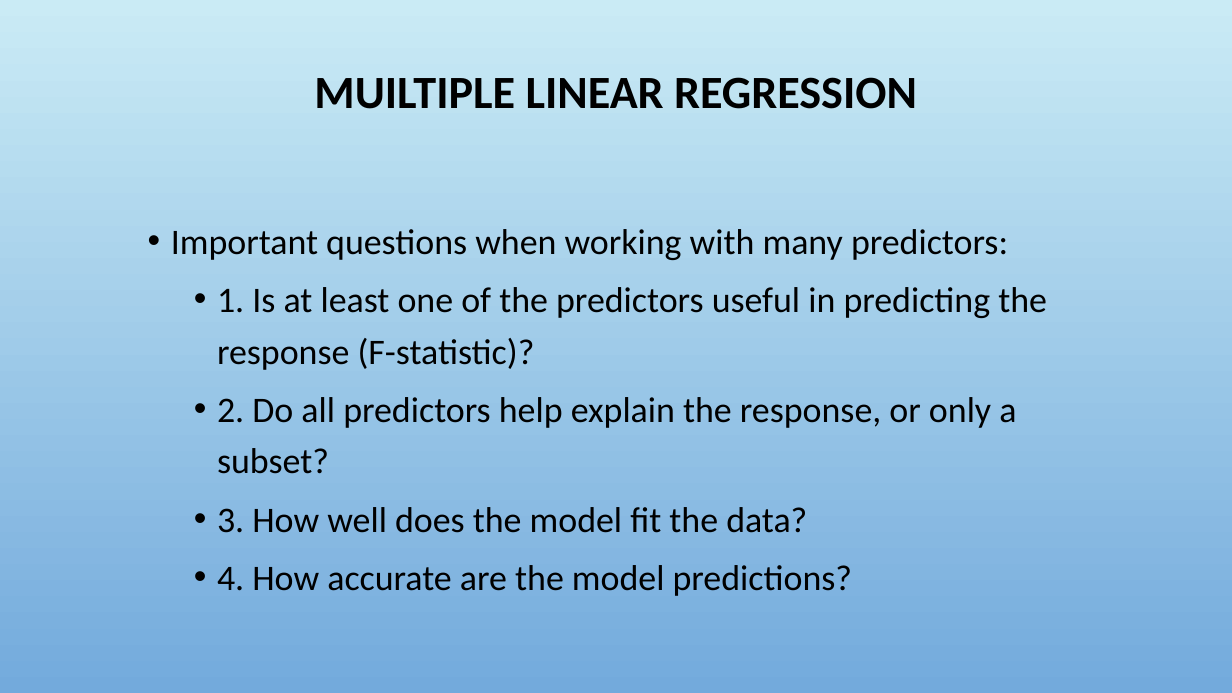
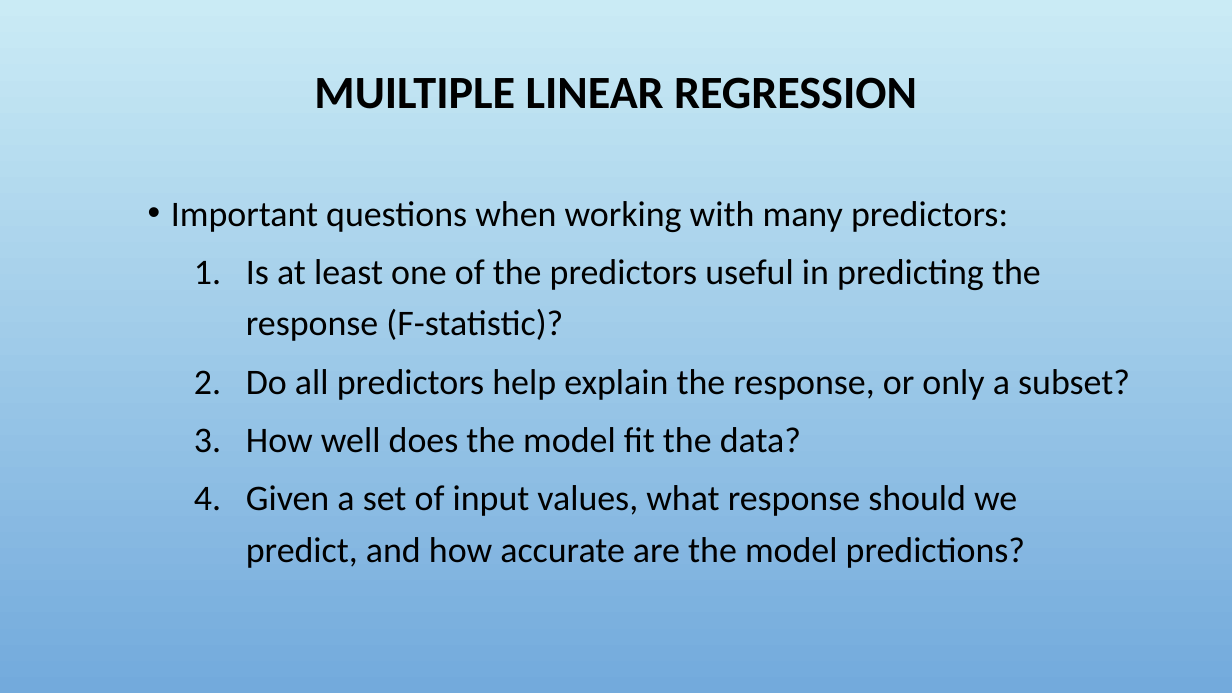
Before and after one commit to fredhutchio/intro-machine-learning, a slide deck: slide 51 of 3. Regression.pptx. Drawn at 1232x693 pixels with LibreOffice and Linux fonts; fonts in the diff are those of the drawing; background and template pictures are left out. Boxes give left, top, right and bottom in pixels: in the first picture for what was removed or moved away, otherwise in the second. Text is boxed around its words. In the diff, an @@ line names an element or a change of style, - is before the commit and + after.

```diff
--- a/3. Regression.pptx
+++ b/3. Regression.pptx
@@ text "Important questions when working with ...": place and size @@
-text "Important questions when working with ..." at [171, 229, 1047, 596]
+text "Important questions when working with ..." at [171, 201, 1130, 568]
@@ text at [246, 259, 1130, 568]: text changed @@
-    • 1. Is at least one of the predictors useful in predicting the response (F-statistic)?
-    • 2. Do all predictors help explain the response, or only a subset?
-    • 3. How well does the model fit the data?
-    • 4. How accurate are the model predictions?
+    1. Is at least one of the predictors useful in predicting the response (F-statistic)?
+    2. Do all predictors help explain the response, or only a subset?
+    3. How well does the model fit the data?
+    4. Given a set of input values, what response should we predict, and how accurate are the model predictions?
```
Also in this commit, not shown: 33 other slides changed, 2 slides added, 1 slide removed.
